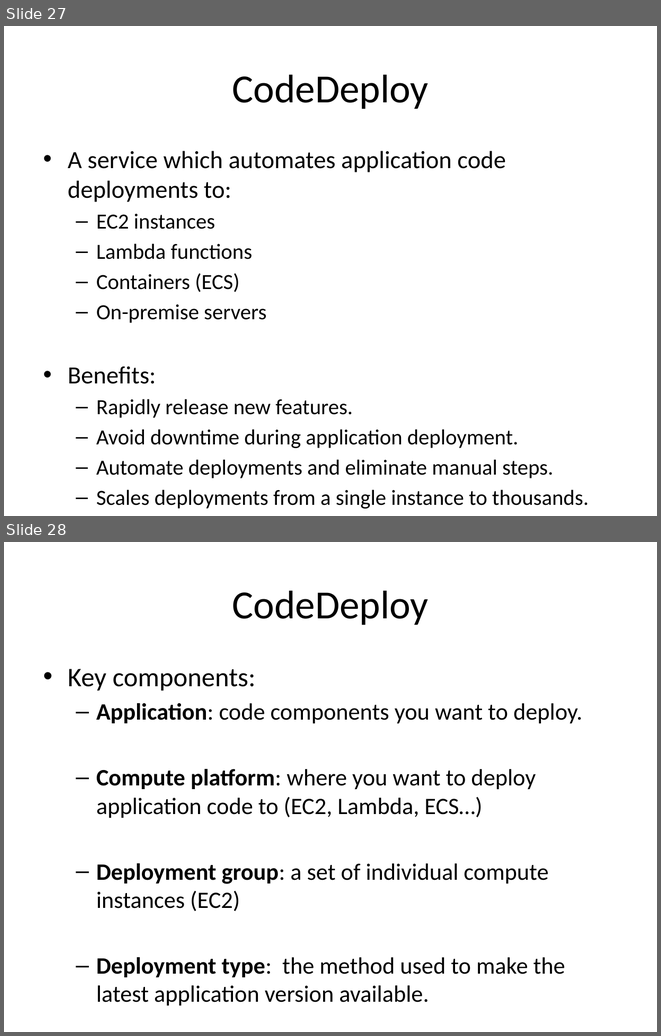
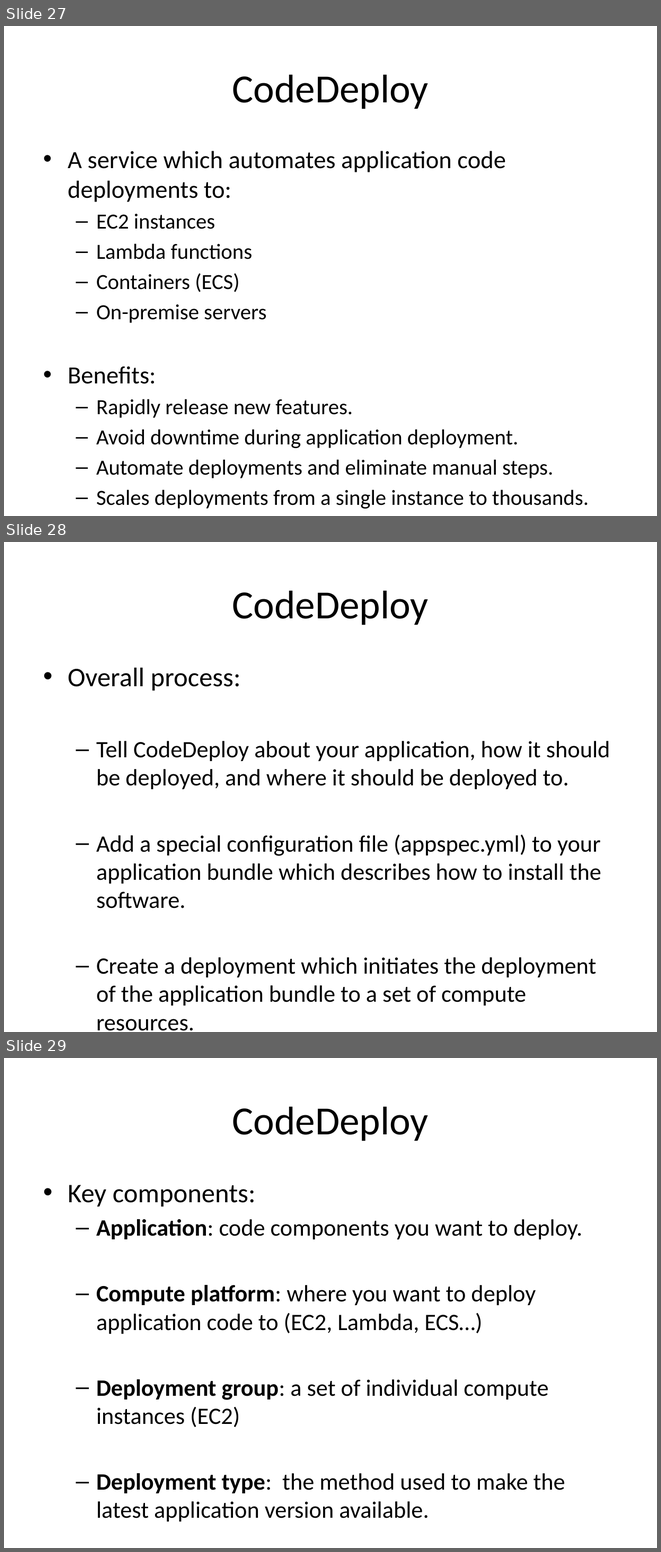
Before and after one commit to jasondbaker/infrastructure-class, a slide deck: lectures/infrastructure-week-10.pptx. Shown one above the other, each under a label of ours: slides 27 and 28 before the commit, slides 27, 28 and 29 after it. The pictures are 661x1036 and 661x1552 pixels, drawn with LibreOffice and Linux fonts; fonts in the diff are those of the drawing. Boxes give left, top, right and bottom in pixels: in the first picture for what was removed or moved away, otherwise in the second. Text is boxed around its words. In the diff, an @@ line names an element or a change of style, - is before the commit and + after.

```diff
--- a/lectures/infrastructure-week-10.pptx
+++ b/lectures/infrastructure-week-10.pptx
@@ slide 28 added at (4, 542, 657, 1032), background #FFFFFF @@
@@ title added at (232, 590, 429, 625), 44 pt, text #000000 @@
+CodeDeploy
@@ text added at (68, 668, 610, 1031), 25.9 pt, text #000000 @@
+• Overall process:
+  – Tell CodeDeploy about your application, how it should be deployed, and where it should be deployed to.
+  – Add a special configuration file (appspec.yml) to your application bundle which describes how to install the software.
+  – Create a deployment which initiates the deployment of the application bundle to a set of compute resources.
@@ what was slide 28 is now slide 29 @@
```
Also in this commit, not shown: 1 slide changed, 1 other file.
